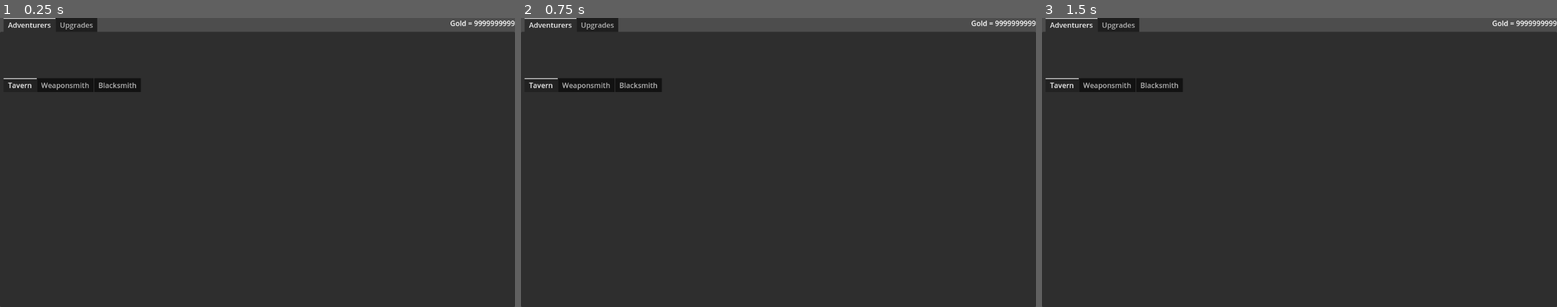
Above: before the commit, frames 1-3 (left to right).
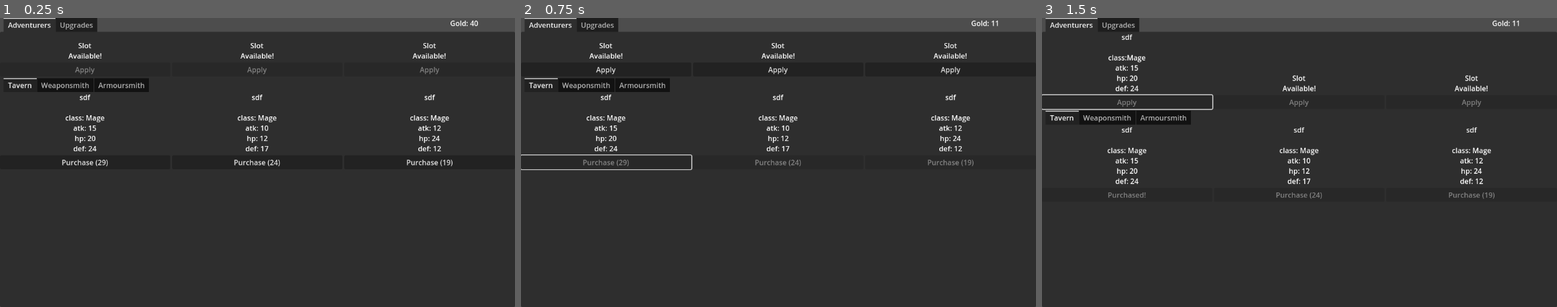
Above: after the commit, the same moments.

Repository: gknutson1/mass-effect-3
Game: Godot game, scene res://town.tscn
Two runs of this game, one before a commit and one after it. Both use one fixed random seed, a clock stepped at 60 frames per second and the inputs below. This scene is started directly instead of the project's main scene.
Inputs (mouse positions are in pixels of both pictures, inside the frame that each line leads up to):
- Up to frame 1 (0.25 s): no input
- Up to frame 2 (0.75 s): click (608, 162) at 0.5 s, where only the run after the commit has a clickable "Purchase (29)"
- Up to frame 3 (1.5 s): click (1129, 70) at 1.25 s, where only the run after the commit has a clickable "Apply"

The runs differ from the first frame. In frame 1, 1.7% of the frame differs, in the area x 12-100%, y 0-52%; in frame 2, 2.0%; in frame 3, 3.7%, in the area x 0-100%, y 0-63%.
Error before the commit: Parse Error: Too many arguments for "new()" call. Expected at most 0 but received 5. (res://town.gd:60)

Commit message:
Upload progress on town

Diff:
--- a/town.gd
+++ b/town.gd
@@ -1,15 +1,44 @@
 extends Control
+
+var gold = 40
 
 @onready
 var partyPanel: HBoxContainer = get_node("TabContainer/Adventurers/PartyPanel")
+@onready
+var tavernPanel: HBoxContainer = get_node("TabContainer/Adventurers/BuildingPanel/Tavern/TavernPanel")
+@onready
+var weaponPanel: HBoxContainer = get_node("TabContainer/Adventurers/BuildingPanel/Weaponsmith/WeaponPanel")
+@onready
+var armourPanel: HBoxContainer = get_node("TabContainer/Adventurers/BuildingPanel/Armoursmith/ArmourPanel")
+
+@onready
+var goldLabel: Label = get_node("Label")
+
+func resolve(chr_cls: Character.class_options ) -> String:
+	match chr_cls:
+		Character.class_options.ARCHER:
+			return "Archer"
+		Character.class_options.KNIGHT:
+			return "Knight"
+		Character.class_options.MAGE:
+			return "Mage"
+		Character.class_options.BARD:
+			return "Bard"
+	return ""
 
 var update_character_box = func(char: Character) -> String:
 	if char != null:
-		return "[center]{}\n\natk: {}\nhp: {}\ndef: {}[/center]".format(
-			[char.char_name, char.attack, char.health, char.defense], "{}"
+		return "[center]{}\n\nclass:{}\natk: {}\nhp: {}\ndef: {}[/center]".format(
+			[char.char_name, resolve(char.char_class), char.attack, char.health, char.defense], "{}"
 		)
 	else:
 		return "[center]Slot\nAvailable![/center]"
+
+var update_tavern_box = func(char: Character) -> String:
+	#print("parsing!!!")
+	return "[center]{}\n\nclass: {}\natk: {}\nhp: {}\ndef: {}[/center]".format(
+		[char.char_name, resolve(char.char_class), char.attack, char.health, char.defense], "{}"
+	)
 
 class selectionBox:
 	var obj
@@ -18,7 +47,7 @@
 	var label: RichTextLabel
 	var button: Button
 
-	func _init(buttonText: String, targetPanel: HBoxContainer, string_func):
+	func _init(buttonText: String, targetPanel: HBoxContainer, string_func, default_str: bool = true):
 		self.string_func = string_func
 		self.box = VBoxContainer.new()
 		self.label = RichTextLabel.new()
@@ -33,16 +62,21 @@
 		self.label.fit_content = true
 		self.label.bbcode_enabled = true
 		targetPanel.add_child(self.box)
-		update_text()
+		if default_str == true:
+			update_text()
 
 	func update_object(obj):
 		self.obj = obj
 		update_text()
 
 	func update_text():
+		print(string_func.call(self.obj))
 		self.label.text = string_func.call(self.obj)
 
 var characters: Array[selectionBox] = []
+var tavern_opts: Array[selectionBox] = []
+var weapon_opts: Array[selectionBox] = []
+var armour_opts: Array[selectionBox] = []
 
 var partysize: int = 3
 var tavernsize: int = 3
@@ -52,13 +86,53 @@
 var armoursize: int = 3
 var armourlevel: int = 0
 
+func writeTavern():
+	tavern_opts.clear()
+	for i in range(0, tavernsize):
+		tavern_opts.append(selectionBox.new("Purchase", tavernPanel, update_tavern_box, false))
+		randomize()
+		var atk = randi() % 21 + 10
+		randomize()
+		var def = randi() % 21 + 10
+		randomize()
+		var hp = randi() % 21 + 10
+		randomize()
+		var cost = randi() % 21 + 10
+		var chr = Character.new().initialize("sdf", Character.class_options[Character.class_options.keys()[randi() % Character.class_options.size()]], hp, atk, def, cost)
+		tavern_opts[i].update_object(chr)
+	writeTavernGold()
+
+func writeTavernGold():
+	for i in tavern_opts:
+		i.button.disabled = i.obj.cost > gold
+		i.button.text = "Purchase (" + str(i.obj.cost) + ")"
+		i.button.pressed.connect(purchaseChr.bind(i))
+
+func purchaseChr(box: selectionBox):
+	gold = gold - box.obj.cost
+	goldLabel.text = "Gold: " + str(gold)
+	for i in tavern_opts:
+		i.button.disabled = i.obj.cost >= gold
+	for i in characters:
+		i.button.disabled = false
+		i.button.pressed.connect(replaceChr.bind(box, i))
+
+func replaceChr(new: selectionBox, old: selectionBox):
+	old.update_object(new.obj)
+	new.obj = null
+	new.button.text = "Purchased!"
+	new.button.disabled = true
+	for i in characters:
+		i.button.disabled = true
+
 # Called when the node enters the scene tree for the first time.
 func _ready():
 	for i in range(0, partysize):
 		characters.append(selectionBox.new("Apply", partyPanel, update_character_box))
 
-	characters[0].update_object(Character.new("fred", Character.class_options.ARCHER, 1, 5, 6))
-	characters[1].update_object(Character.new("chara", Character.class_options.MAGE, 4, 6, 1))
+	goldLabel.text = "Gold: " + str(gold)
+
+	writeTavern()
 
 # Called every frame. 'delta' is the elapsed time since the previous frame.
 func _process(delta):
--- a/town.tscn
+++ b/town.tscn
@@ -42,13 +42,31 @@
 [node name="Tavern" type="Control" parent="TabContainer/Adventurers/BuildingPanel"]
 layout_mode = 2
 
+[node name="TavernPanel" type="HBoxContainer" parent="TabContainer/Adventurers/BuildingPanel/Tavern"]
+layout_mode = 1
+anchors_preset = 10
+anchor_right = 1.0
+grow_horizontal = 2
+
 [node name="Weaponsmith" type="Control" parent="TabContainer/Adventurers/BuildingPanel"]
 visible = false
 layout_mode = 2
 
-[node name="Blacksmith" type="Control" parent="TabContainer/Adventurers/BuildingPanel"]
+[node name="WeaponPanel" type="HBoxContainer" parent="TabContainer/Adventurers/BuildingPanel/Weaponsmith"]
+layout_mode = 1
+anchors_preset = 10
+anchor_right = 1.0
+grow_horizontal = 2
+
+[node name="Armoursmith" type="Control" parent="TabContainer/Adventurers/BuildingPanel"]
 visible = false
 layout_mode = 2
+
+[node name="ArmourPanel" type="HBoxContainer" parent="TabContainer/Adventurers/BuildingPanel/Armoursmith"]
+layout_mode = 1
+anchors_preset = 10
+anchor_right = 1.0
+grow_horizontal = 2
 
 [node name="Upgrades" type="Control" parent="TabContainer"]
 visible = false
